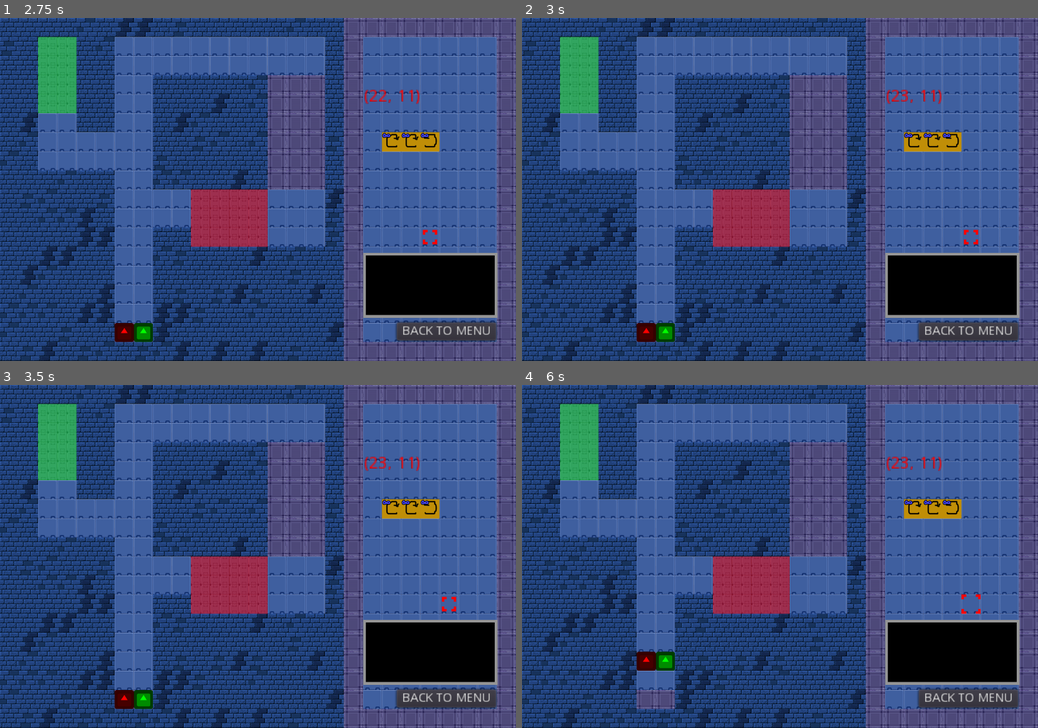
Above: before the commit, frames 1-4 (two rows, left to right).
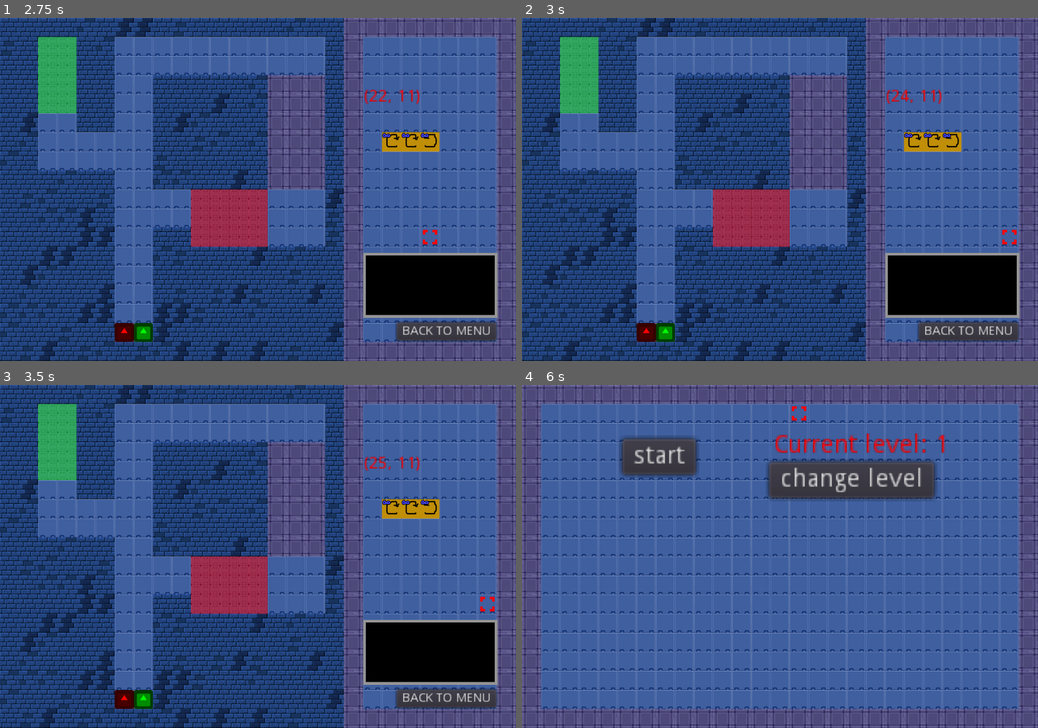
Above: after the commit, the same moments.

Repository: WIT-SCDS-F22-GAME-COOP/Zombie-Game
Game: Godot game, scene res://TSCN/Menu.tscn
The game is run twice, just before and just after one commit, with the same random seed, the same clock (stepped at 60 frames per second) and the same inputs. The engine's default icon, where the game draws it, is replaced by a stand-in: a white triangle on a blue panel in a dark square.
Inputs:
- Up to frame 1 (2.75 s): click "start" at 0.5 s; click "BACK TO MENU" at 1.25 s; click "start" at 2 s
- Up to frame 2 (3 s): hold D (move_right) from 2.78 s (still down); tap Space (select) at 2.85 s
- Up to frame 3 (3.5 s): keep holding D (move_right)
- Up to frame 4 (6 s): release D (move_right) at 3.53 s; hold S (move_down) 3.53-4.28 s; tap R (start_level) at 3.6, 5.1 s; hold D (move_right) 4.28-5.03 s; tap Space (select) at 4.35, 5.85 s; hold W (move_up) 5.03-5.78 s; hold A (move_left) from 5.78 s (still down)

Frame 1 is identical in both runs. In frame 2, 0.1% of the frame differs, in the area x 73-96%, y 20-67%; in frame 3, 0.1%; in frame 4, 61%, in the area x 0-97%, y 0-100%.

Commit message:
Cursor movement repeats when held

Diff:
--- a/Scripts/Cursor.gd
+++ b/Scripts/Cursor.gd
@@ -2,6 +2,7 @@
 
 var tile_position = Vector2.ZERO
 var direction = 0
+var frames = 0
 
 func _ready():
 	if Global.menu:
@@ -18,18 +19,28 @@
 # Moves the cursor
 # Currently hard coded to stay within window size
 func move():
-	if Input.is_action_just_pressed("move_right") && tile_position.x < 25:
-		global_position.x = global_position.x + 64
-		direction = 1
-	if Input.is_action_just_pressed("move_left") && tile_position.x > 1:
-		global_position.x = global_position.x - 64
-		direction = 3
-	if Input.is_action_just_pressed("move_up") && tile_position.y > 1:
-		global_position.y = global_position.y - 64
-		direction = 0
-	if Input.is_action_just_pressed("move_down") && tile_position.y < 16:
-		global_position.y = global_position.y + 64
-		direction = 2
+	if Input.is_action_pressed("move_right") && tile_position.x < 25:
+		if frames % 5 == 0:
+			global_position.x = global_position.x + 64
+			direction = 1
+		frames = frames + 1
+	elif Input.is_action_pressed("move_left") && tile_position.x > 1:
+		if frames % 5 == 0:
+			global_position.x = global_position.x - 64
+			direction = 3
+		frames = frames + 1
+	elif Input.is_action_pressed("move_up") && tile_position.y > 1:
+		if frames % 5 == 0:
+			global_position.y = global_position.y - 64
+			direction = 0
+		frames = frames + 1
+	elif Input.is_action_pressed("move_down") && tile_position.y < 16:
+		if frames % 5 == 0:
+			global_position.y = global_position.y + 64
+			direction = 2
+		frames = frames + 1
+	else:
+		frames = 0
 
 	# When not in the menu, jumps the divder between level and tiles.
 	# It looks a little odd at 30 FPS, since you can for a moment see the cursor on the wall.
--- a/TSCN/World.tscn
+++ b/TSCN/World.tscn
@@ -906,6 +906,7 @@
 position = Vector2( -256, 0 )
 z_index = 2
 frames = SubResource( 8 )
+frame = 1
 playing = true
 
 [node name="MarginContainer" type="MarginContainer" parent="."]
